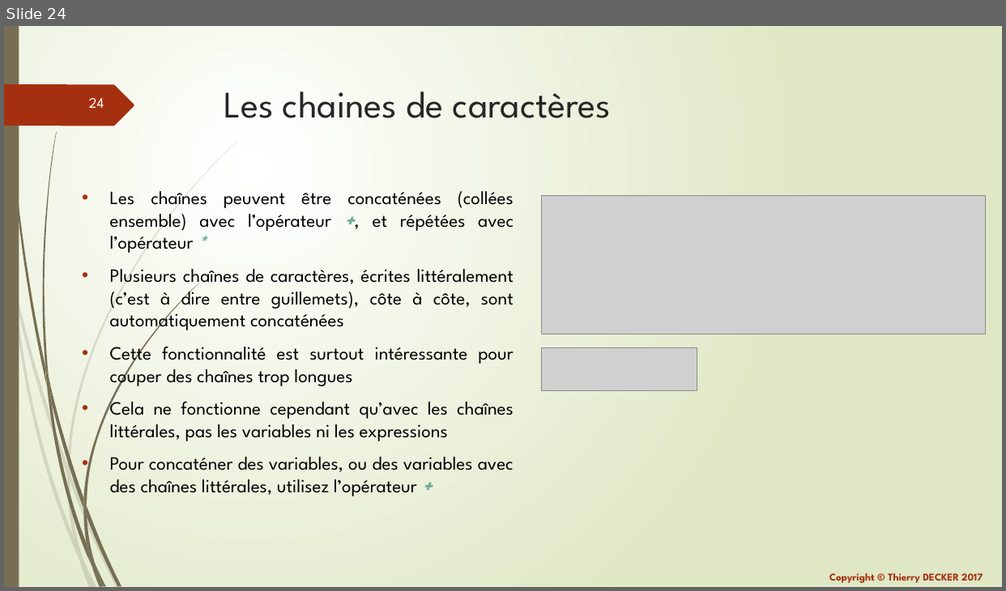
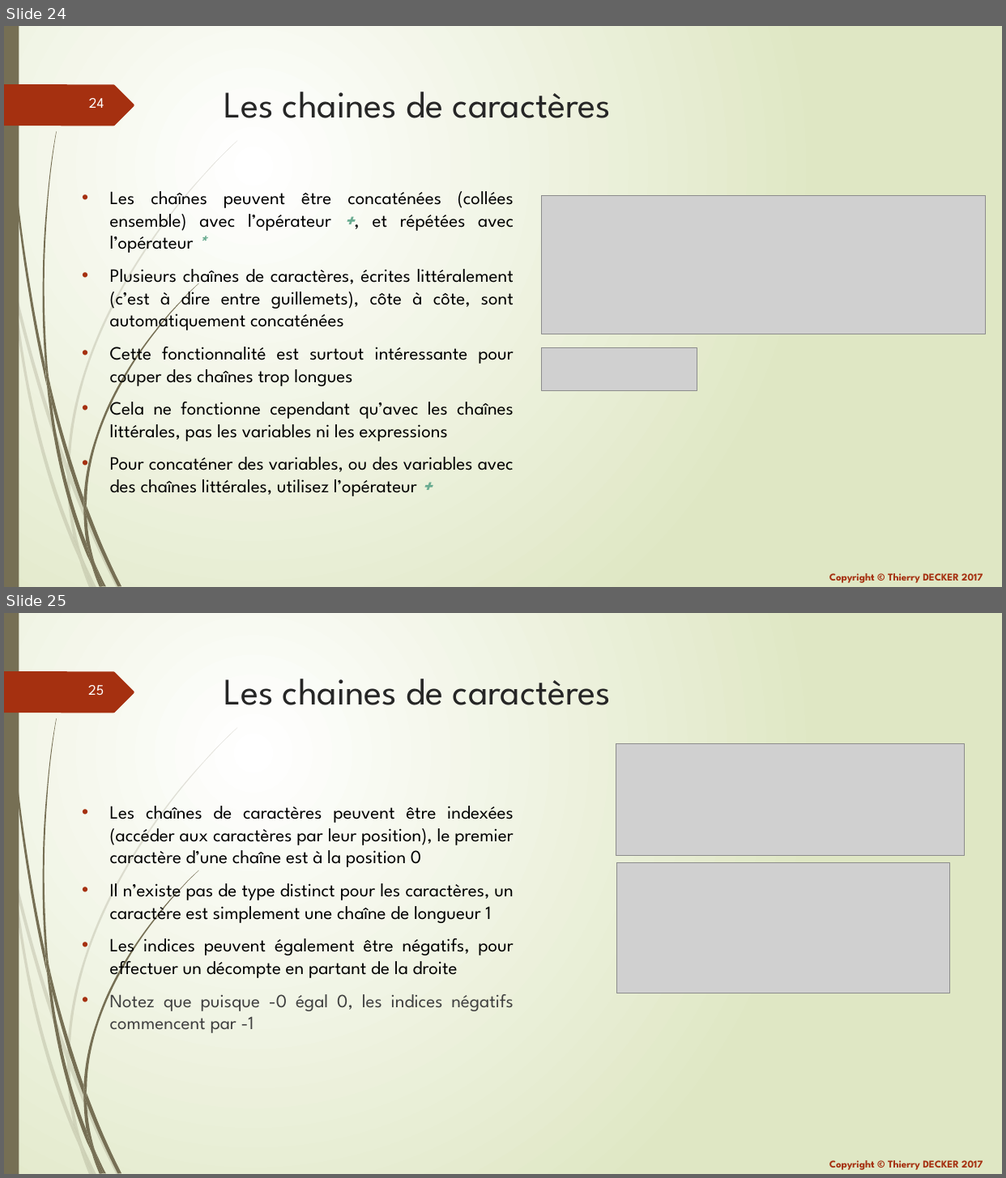
Before and after one commit to VikmanTheRacoon/learning-python, a slide deck: documentations/learning-python.pptx. Shown one above the other, each under a label of ours: slide 24 before the commit, slides 24 and 25 after it. The pictures are 1006x591 and 1006x1178 pixels, drawn with LibreOffice and Linux fonts; fonts in the diff are those of the drawing; grey boxes stand for pictures. Boxes give left, top, right and bottom in pixels: in the first picture for what was removed or moved away, otherwise in the second. Text is boxed around its words. In the diff, an @@ line names an element or a change of style, - is before the commit and + after.

```diff
--- a/documentations/learning-python.pptx
+++ b/documentations/learning-python.pptx
@@ slide 25 added at (x1=4, y1=613, x2=1002, y2=1174), background gradient #FFFFFF to #DFE8C4; not listed: 26 template elements that a slide beside it also shows @@
@@ title added at (x1=224, y1=679, x2=611, y2=705), 36 pt, text #262626 @@
+Les chaines de caractères
@@ picture added at (x1=616, y1=744, x2=965, y2=855) @@
@@ text added at (x1=110, y1=806, x2=513, y2=1033), 18 pt, text #000000 @@
+• Les chaînes de caractères peuvent être indexées (accéder aux caractères par leur position), le premier caractère d’une chaîne est à la position 0
+• Il n’existe pas de type distinct pour les caractères, un caractère est simplement une chaîne de longueur 1
+• Les indices peuvent également être négatifs, pour effectuer un décompte en partant de la droite
+• Notez que puisque -0 égal 0, les indices négatifs commencent par -1
@@ picture added at (x1=617, y1=863, x2=950, y2=994) @@
```
Also in this commit, not shown: 4 other slides added, 1 other file.
